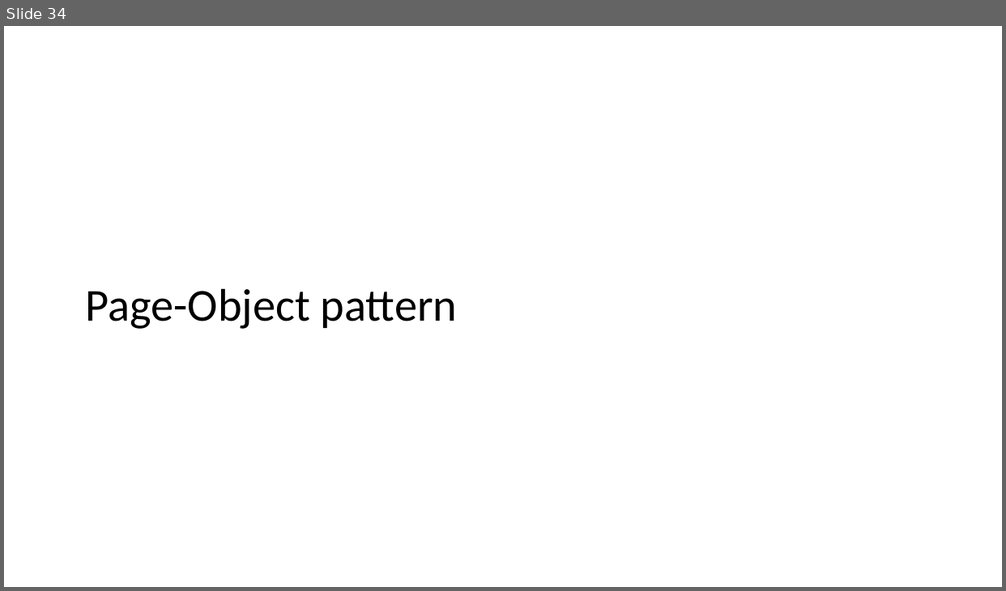
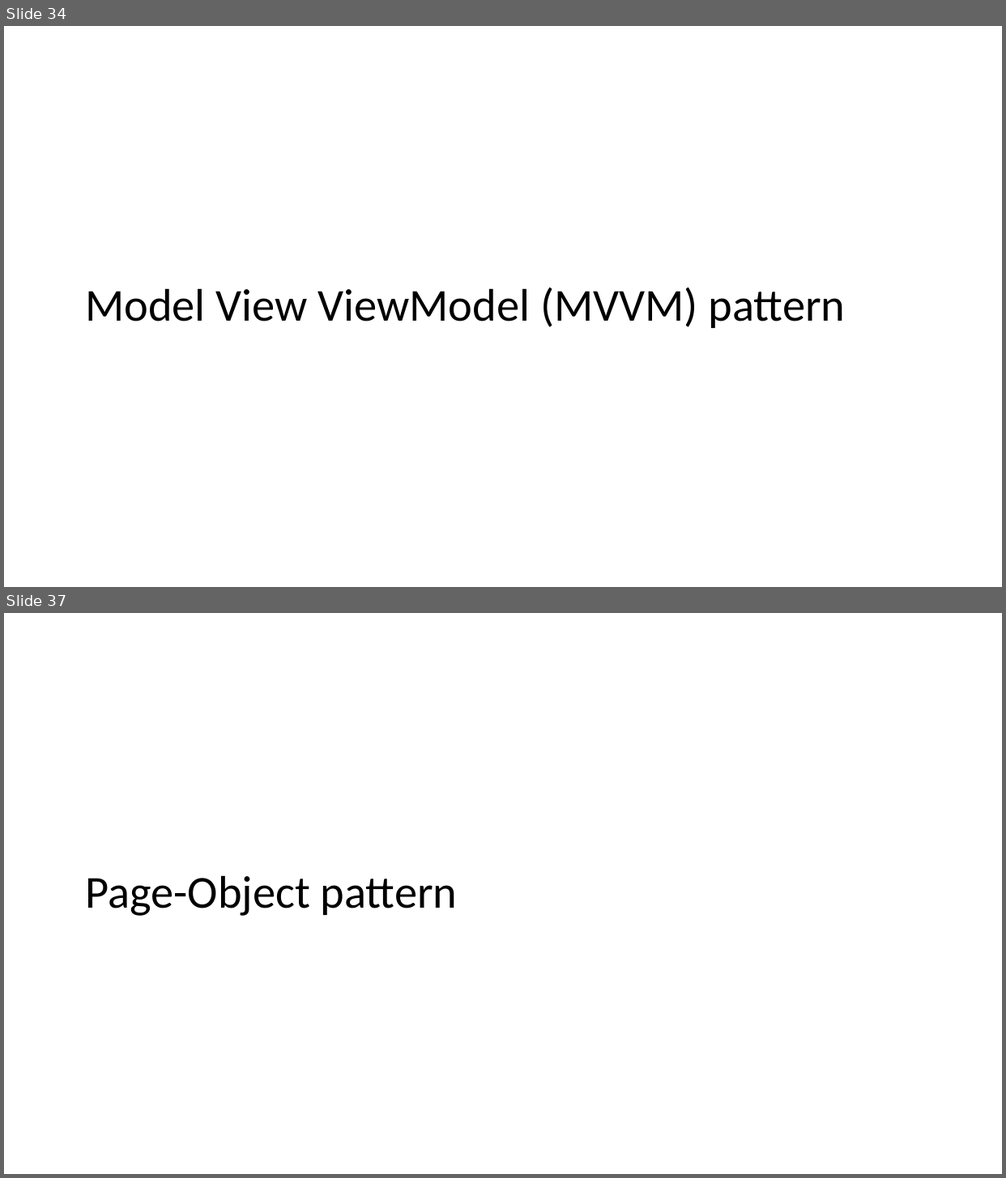
Before and after one commit to cbastos/jsdaycan2019-typescript-patterns, a slide deck: slides/Patrones de diseño con Typescript en el mundo real.pptx. Shown one above the other, each under a label of ours: slide 34 before the commit, slides 34 and 37 after it; the slides between them are not shown. The pictures are 1006x591 and 1006x1178 pixels, drawn with LibreOffice and Linux fonts; fonts in the diff are those of the drawing. Boxes give left, top, right and bottom in pixels: in the first picture for what was removed or moved away, otherwise in the second. Text is boxed around its words. In the diff, an @@ line names an element or a change of style, - is before the commit and + after.

Commit message:
added mvvm pattern

```diff
--- a/slides/Patrones de diseño con Typescript en el mundo real.pptx
+++ b/slides/Patrones de diseño con Typescript en el mundo real.pptx
@@ slide 34 added at (4, 26, 1002, 587), background #FFFFFF @@
@@ title added at (85, 288, 846, 328), 44 pt, text #000000 @@
+Model View ViewModel (MVVM) pattern
@@ what was slide 34 is now slide 37 @@
```
Also in this commit, not shown: 2 other slides added, 10 other files.
